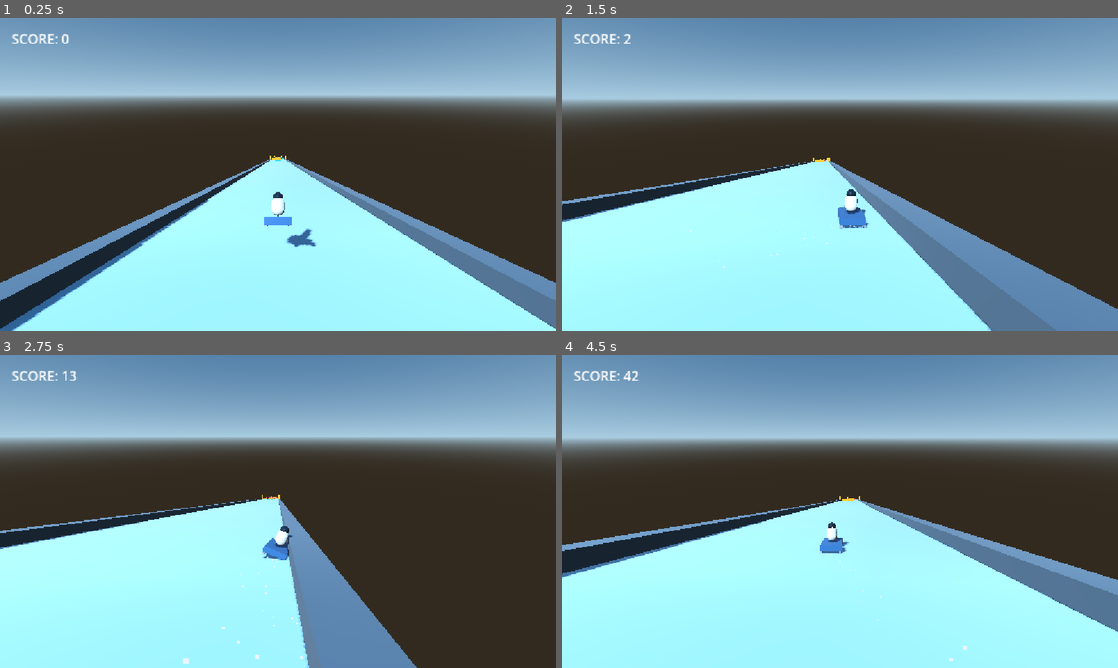
Above: before the commit, frames 1-4 (two rows, left to right).
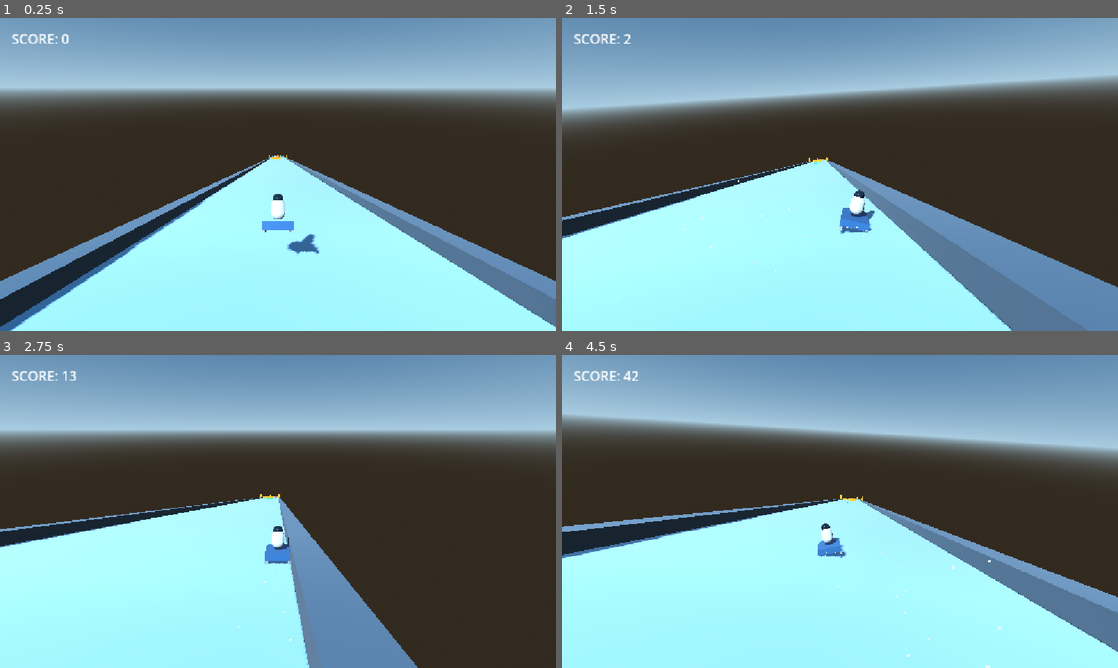
Above: after the commit, the same moments.

Repository: bravenaufala/sledg
Game: Godot game, scene res://main.tscn
The game is run twice, just before and just after one commit, with the same random seed, the same clock (stepped at 60 frames per second) and the same inputs.
Inputs (mouse positions are in pixels of both pictures, inside the frame that each line leads up to):
- Up to frame 1 (0.25 s): no input
- Up to frame 2 (1.5 s): tap Enter (ui_accept) at 0.5, 0.77, 1.07 s; move the mouse to (962, 158) at 0.52 s; hold D (steer_right) 0.53-1.25 s; click (962, 158) at 0.67 s; drag from (728, 190) to (812, 237) at 1.27 s
- Up to frame 3 (2.75 s): move the mouse to (333, 442) at 2.02 s; hold D (steer_right) from 2.03 s (still down); click (333, 442) at 2.17 s
- Up to frame 4 (4.5 s): release D (steer_right) at 2.75 s; drag from (812, 574) to (673, 464) at 2.77 s; move the mouse to (1006, 558) at 3.52 s; hold A (steer_left) 3.53-4.25 s; click (1006, 558) at 3.67 s; tap Enter (ui_accept) at 3.77, 4.07 s; drag from (673, 464) to (756, 433) at 4.27 s

The runs differ from the first frame. In frame 1, 8.7% of the frame differs, in the area x 0-100%, y 22-100%; in frame 2, 14%; in frame 3, 7.1%; in frame 4, 15%, in the area x 0-100%, y 16-100%.

Commit message:
Checkpoint A: Add carving lean, camera roll, landing dip, FOV scaling, speed lines, and dynamic spray

Diff:
--- a/main.gd
+++ b/main.gd
@@ -56,6 +56,7 @@
 				set_active_biome(desired_biome_idx, true)
 		if hud:
 			hud.update_score(score, int(total_distance), bonus_points)
+			hud.update_speed_effect(player.downhill_speed, player.boost_stacks)
 		if track_spawner:
 			track_spawner.update_spawner(player.global_position, total_distance)
 		if player and player.global_position.length() > FLOATING_ORIGIN_THRESHOLD:
--- a/main.tscn
+++ b/main.tscn
@@ -128,7 +128,7 @@
 
 [node name="SnowSpray" type="GPUParticles3D" parent="Player/SledVisual" unique_id=267200431]
 transform = Transform3D(1, 0, 0, 0, 1, 0, 0, 0, 1, 0, -0.15, 0.95)
-amount = 28
+amount = 44
 lifetime = 0.45
 process_material = SubResource("ParticleProcessMaterial_1bvp3")
 draw_pass_1 = SubResource("QuadMesh_7mycd")
@@ -161,6 +161,7 @@
 [node name="Camera3D" type="Camera3D" parent="Player" unique_id=555759631]
 transform = Transform3D(1, 0, 0, 0, 0.9360728, 0.35180622, 0, -0.35180622, 0.9360728, 0, 4.2, 6.5)
 current = true
+fov = 70.0
 
 [node name="TrackSpawner" type="Node3D" parent="." unique_id=977604809]
 script = ExtResource("3_lquwl")
--- a/player.gd
+++ b/player.gd
@@ -4,6 +4,10 @@
 signal near_miss_scored(points: int)
 signal boost_activated(duration: float)
 signal powerup_changed(id: StringName, active: bool, remaining: float)
+
+const BASE_SPRAY_VEL_MIN := 2.5
+const BASE_SPRAY_VEL_MAX := 5.5
+const BASE_SPRAY_SPREAD := 28.0
 
 @export var slope_gravity_scale: float = 2.5
 @export var max_downhill_speed: float = 28.0
@@ -19,6 +23,13 @@
 @export var camera_offset: Vector3 = Vector3(0.0, 4.2, 6.5)
 @export var camera_look_ahead: Vector3 = Vector3(0.0, -0.5, -6.0)
 @export var fov_lerp_speed: float = 6.0
+@export var max_camera_roll_degrees: float = 4.5
+@export var camera_roll_lerp_speed: float = 7.0
+@export var landing_dip_strength: float = 0.55
+@export var landing_spring_stiffness: float = 42.0
+@export var landing_spring_damping: float = 9.5
+@export var min_fov: float = 70.0
+@export var max_fov: float = 98.0
 
 var is_active: bool = true
 var is_crashed: bool = false
@@ -29,8 +40,7 @@
 
 var boost_timer: float = 0.0
 var boost_multiplier: float = 1.0
-var base_fov: float = 75.0
-var target_fov_bonus: float = 0.0
+var base_fov: float = 70.0
 
 var shield_count: int = 0
 var shields_consumed: int = 0
@@ -39,6 +49,13 @@
 var _powerup_timer: float = 0.0
 var _active_powerup_id: StringName = &""
 
+var _camera_roll_rad: float = 0.0
+var _camera_dip_offset: float = 0.0
+var _camera_dip_velocity: float = 0.0
+var _air_time: float = 0.0
+var _prev_vertical_velocity: float = 0.0
+var _spray_mat: ParticleProcessMaterial = null
+
 @onready var visual: Node3D = $SledVisual
 @onready var cam: Camera3D = $Camera3D
 @onready var snow_spray: GPUParticles3D = $SledVisual/SnowSpray
@@ -49,25 +66,47 @@
 	floor_max_angle = deg_to_rad(60.0)
 	wall_min_slide_angle = 0.0
 	floor_snap_length = 0.15
-	if cam:
-		base_fov = cam.fov
+	if snow_spray:
+		_spray_mat = snow_spray.process_material as ParticleProcessMaterial
+	if cam:
+		base_fov = min_fov
+		cam.fov = min_fov
 		cam.top_level = true
 		cam.global_position = global_position + camera_offset
 		cam.look_at(global_position + camera_look_ahead, Vector3.UP)
 
 
 func _physics_process(delta: float) -> void:
-	if cam:
+	var spring_accel := -landing_spring_stiffness * _camera_dip_offset - landing_spring_damping * _camera_dip_velocity
+	_camera_dip_velocity += spring_accel * delta
+	_camera_dip_offset = clampf(_camera_dip_offset + _camera_dip_velocity * delta, -0.85, 0.35)
+
+	if cam:
+		var desired_fov := min_fov
+		if is_active and not is_crashed:
+			var speed_factor := clampf(
+				(downhill_speed - max_downhill_speed) / maxf(1.0, safety_speed_ceiling - max_downhill_speed),
+				0.0,
+				1.0
+			)
+			var stack_factor := clampf(float(boost_stacks) / 5.0, 0.0, 1.0)
+			var pad_factor := 0.22 if boost_timer > 0.0 else 0.0
+			var fov_alpha := clampf(maxf(speed_factor, stack_factor * 0.85) + pad_factor, 0.0, 1.0)
+			desired_fov = lerpf(min_fov, max_fov, fov_alpha)
 		var fov_t := 1.0 - exp(-fov_lerp_speed * delta)
-		cam.fov = lerpf(cam.fov, base_fov + target_fov_bonus, fov_t)
+		cam.fov = lerpf(cam.fov, desired_fov, fov_t)
 
 	if not is_active:
 		if snow_spray:
 			snow_spray.emitting = false
 		if cam:
+			var roll_t := 1.0 - exp(-camera_roll_lerp_speed * delta)
+			_camera_roll_rad = lerp_angle(_camera_roll_rad, 0.0, roll_t)
 			var cam_t := 1.0 - exp(-camera_follow_speed * delta)
-			cam.global_position = cam.global_position.lerp(global_position + camera_offset, cam_t)
-			cam.look_at(global_position + camera_look_ahead, Vector3.UP)
+			var target_pos := global_position + camera_offset + Vector3(0.0, _camera_dip_offset, 0.0)
+			cam.global_position = cam.global_position.lerp(target_pos, cam_t)
+			cam.look_at(global_position + camera_look_ahead + Vector3(0.0, _camera_dip_offset * 0.4, 0.0), Vector3.UP)
+			cam.rotate_object_local(Vector3.BACK, _camera_roll_rad)
 		return
 
 	if airborne_grace_timer > 0.0:
@@ -77,16 +116,12 @@
 		boost_timer = maxf(0.0, boost_timer - delta)
 		if boost_timer <= 0.0:
 			boost_multiplier = 1.0
-			if _powerup_timer <= 0.0:
-				target_fov_bonus = 0.0
 
 	if _powerup_timer > 0.0:
 		_powerup_timer = maxf(0.0, _powerup_timer - delta)
 		if _powerup_timer <= 0.0:
 			boost_stacks = 0
 			speed_multiplier = 1.0
-			if boost_timer <= 0.0:
-				target_fov_bonus = 0.0
 			var expired_id := _active_powerup_id
 			_active_powerup_id = &""
 			if not expired_id.is_empty():
@@ -107,6 +142,10 @@
 		floor_snap_length = 0.15
 		if not was_on_floor:
 			downhill_speed = clampf(maxf(downhill_speed, Vector2(velocity.y, velocity.z).length()), 0.0, safety_speed_ceiling)
+			if _air_time > 0.12:
+				var impact := clampf(absf(_prev_vertical_velocity) / 16.0, 0.35, 1.35)
+				_camera_dip_velocity -= landing_dip_strength * impact * 7.5
+			_air_time = 0.0
 		var floor_normal := get_floor_normal()
 		var slope_vec := get_gravity().slide(floor_normal)
 		var slope_dir := slope_vec.normalized()
@@ -119,6 +158,8 @@
 		downhill_speed = clampf(downhill_speed, 0.0, safety_speed_ceiling)
 		velocity = slope_dir * downhill_speed + Vector3.RIGHT * lateral_speed - floor_normal * 0.25
 	else:
+		_air_time += delta
+		_prev_vertical_velocity = velocity.y
 		velocity += get_gravity() * delta
 		velocity.x = lateral_speed
 
@@ -126,13 +167,25 @@
 	move_and_slide()
 	lateral_speed = velocity.x
 
+	var carve_ratio := clampf(lateral_speed / maxf(1.0, current_steer_speed), -1.0, 1.0)
+
 	if snow_spray:
-		snow_spray.emitting = is_active and not is_crashed and grounded and downhill_speed > 2.0
+		var spraying := is_active and not is_crashed and grounded and downhill_speed > 2.0
+		snow_spray.emitting = spraying
+		if spraying:
+			var speed_norm := clampf(downhill_speed / 80.0, 0.0, 1.5)
+			var carve_abs := absf(carve_ratio)
+			snow_spray.amount_ratio = clampf(0.45 + speed_norm * 0.4 + carve_abs * 0.35, 0.35, 1.0)
+			if _spray_mat:
+				_spray_mat.initial_velocity_min = BASE_SPRAY_VEL_MIN + speed_norm * 3.5 + carve_abs * 1.8
+				_spray_mat.initial_velocity_max = BASE_SPRAY_VEL_MAX + speed_norm * 5.5 + carve_abs * 3.0
+				_spray_mat.spread = BASE_SPRAY_SPREAD + speed_norm * 10.0 + carve_abs * 24.0
+				_spray_mat.direction = Vector3(-carve_ratio * 0.55, 0.45 + carve_abs * 0.15, 1.0).normalized()
 
 	if visual:
 		var t := 1.0 - exp(-bank_lerp_speed * delta)
-		visual.rotation.z = lerp_angle(visual.rotation.z, deg_to_rad(-steer_input * max_bank_degrees), t)
-		visual.rotation.y = lerp_angle(visual.rotation.y, deg_to_rad(-steer_input * max_yaw_degrees), t)
+		visual.rotation.z = lerp_angle(visual.rotation.z, deg_to_rad(-carve_ratio * max_bank_degrees), t)
+		visual.rotation.y = lerp_angle(visual.rotation.y, deg_to_rad(-carve_ratio * max_yaw_degrees), t)
 		if grounded:
 			var floor_normal := get_floor_normal()
 			var slope_pitch := atan2(floor_normal.z, floor_normal.y)
@@ -143,14 +196,26 @@
 			visual.rotation.x = lerp_angle(visual.rotation.x, air_pitch, t)
 
 	if cam:
+		var roll_t := 1.0 - exp(-camera_roll_lerp_speed * delta)
+		_camera_roll_rad = lerp_angle(_camera_roll_rad, deg_to_rad(-carve_ratio * max_camera_roll_degrees), roll_t)
 		var cam_t := 1.0 - exp(-camera_follow_speed * delta)
-		cam.global_position = cam.global_position.lerp(global_position + camera_offset, cam_t)
-		cam.look_at(global_position + camera_look_ahead, Vector3.UP)
+		var target_pos := global_position + camera_offset + Vector3(0.0, _camera_dip_offset, 0.0)
+		cam.global_position = cam.global_position.lerp(target_pos, cam_t)
+		cam.look_at(global_position + camera_look_ahead + Vector3(0.0, _camera_dip_offset * 0.4, 0.0), Vector3.UP)
+		cam.rotate_object_local(Vector3.BACK, _camera_roll_rad)
 
 
 func get_current_steer_speed() -> float:
 	var speed_ratio := clampf(downhill_speed / maxf(1.0, max_downhill_speed), 1.0, 3.5)
 	return steer_speed * (1.0 + (speed_ratio - 1.0) * 0.35)
+
+
+func get_camera_roll_degrees() -> float:
+	return rad_to_deg(_camera_roll_rad)
+
+
+func get_camera_dip_offset() -> float:
+	return _camera_dip_offset
 
 
 func _effective_speed_mult() -> float:
@@ -171,12 +236,11 @@
 	velocity = forward_dir * downhill_speed + Vector3(lateral_speed, lift_speed, 0.0)
 
 
-func trigger_boost_pad(mult: float = 1.35, duration: float = 1.6, instant_add: float = 8.0, fov_kick: float = 12.0) -> void:
+func trigger_boost_pad(mult: float = 1.35, duration: float = 1.6, instant_add: float = 8.0, _fov_kick: float = 12.0) -> void:
 	if not is_active or is_crashed:
 		return
 	boost_timer = maxf(boost_timer, duration)
 	boost_multiplier = maxf(boost_multiplier, mult)
-	target_fov_bonus = maxf(target_fov_bonus, fov_kick)
 	downhill_speed = minf(safety_speed_ceiling, downhill_speed + instant_add)
 	boost_activated.emit(duration)
 
@@ -193,7 +257,6 @@
 		_powerup_timer = maxf(_powerup_timer, data.duration)
 		_active_powerup_id = data.id
 		downhill_speed = minf(safety_speed_ceiling, downhill_speed + 7.0 * speed_multiplier)
-		target_fov_bonus = maxf(target_fov_bonus, minf(24.0, 8.0 + 4.0 * float(boost_stacks)))
 		powerup_changed.emit(data.id, true, _powerup_timer)
 
 
@@ -212,7 +275,6 @@
 	velocity = Vector3.ZERO
 	downhill_speed = 0.0
 	lateral_speed = 0.0
-	target_fov_bonus = 0.0
 	if snow_spray:
 		snow_spray.emitting = false
 	crashed.emit()
@@ -234,20 +296,30 @@
 	was_on_floor = false
 	boost_timer = 0.0
 	boost_multiplier = 1.0
-	target_fov_bonus = 0.0
 	shield_count = 0
 	shields_consumed = 0
 	boost_stacks = 0
 	speed_multiplier = 1.0
 	_powerup_timer = 0.0
 	_active_powerup_id = &""
+	_camera_roll_rad = 0.0
+	_camera_dip_offset = 0.0
+	_camera_dip_velocity = 0.0
+	_air_time = 0.0
+	_prev_vertical_velocity = 0.0
 	floor_snap_length = 0.15
 	if snow_spray:
 		snow_spray.emitting = false
+		snow_spray.amount_ratio = 0.45
+	if _spray_mat:
+		_spray_mat.initial_velocity_min = BASE_SPRAY_VEL_MIN
+		_spray_mat.initial_velocity_max = BASE_SPRAY_VEL_MAX
+		_spray_mat.spread = BASE_SPRAY_SPREAD
+		_spray_mat.direction = Vector3(0.0, 0.45, 1.0).normalized()
 	if visual:
 		visual.rotation = Vector3.ZERO
 	if cam:
-		cam.fov = base_fov
+		cam.fov = min_fov
 		cam.global_position = global_position + camera_offset
 		cam.look_at(global_position + camera_look_ahead, Vector3.UP)
 
--- a/ui/hud.gd
+++ b/ui/hud.gd
@@ -8,6 +8,7 @@
 @onready var game_over_panel: Control = $GameOverPanel
 @onready var final_score_label: Label = $GameOverPanel/VBox/FinalScoreLabel
 @onready var restart_button: Button = $GameOverPanel/VBox/RestartButton
+@onready var speed_lines: Control = $SpeedLinesOverlay
 
 var _last_displayed_score: int = -1
 var _last_displayed_bonus: int = -1
@@ -55,6 +56,18 @@
 			score_label.text = "SCORE: %d" % score
 
 
+func update_speed_effect(downhill_speed: float, boost_stacks: int) -> void:
+	if not speed_lines:
+		return
+	if downhill_speed > 45.0 or boost_stacks > 0:
+		var speed_alpha := clampf((downhill_speed - 45.0) / 75.0, 0.0, 1.0)
+		var boost_alpha := clampf(float(boost_stacks) * 0.28, 0.0, 1.0)
+		var target := maxf(speed_alpha, boost_alpha)
+		speed_lines.call("set_speed_intensity", target)
+	else:
+		speed_lines.call("set_speed_intensity", 0.0)
+
+
 func show_status(text: String, duration: float = 1.5) -> void:
 	if status_label:
 		status_label.text = text
@@ -85,6 +98,7 @@
 	_boost_stacks = 0
 	_boost_remaining = 0.0
 	_refresh_powerup_label()
+	update_speed_effect(0.0, 0)
 
 
 func _refresh_powerup_label() -> void:
@@ -100,6 +114,7 @@
 
 
 func show_game_over(final_score: int, distance_m: int, bonus: int, shields_used: int = 0) -> void:
+	update_speed_effect(0.0, 0)
 	if final_score_label:
 		final_score_label.text = "Score: %d (%dm + %d bonus | Shields Used: %d)" % [
 			final_score,
--- a/ui/hud.tscn
+++ b/ui/hud.tscn
@@ -1,9 +1,18 @@
 [gd_scene format=3 uid="uid://cmmvwpmmiv4ew"]
 
 [ext_resource type="Script" uid="uid://3rqdwg8ott3j" path="res://ui/hud.gd" id="1_rbyyf"]
+[ext_resource type="Script" uid="uid://blkf471p27ly1" path="res://ui/speed_lines.gd" id="2_276te"]
 
 [node name="HUD" type="CanvasLayer" unique_id=1678660146]
 script = ExtResource("1_rbyyf")
+
+[node name="SpeedLinesOverlay" type="Control" parent="." unique_id=213050214]
+layout_mode = 3
+anchors_preset = 15
+anchor_right = 1.0
+anchor_bottom = 1.0
+mouse_filter = 2
+script = ExtResource("2_276te")
 
 [node name="ScoreLabel" type="Label" parent="." unique_id=468728476]
 offset_left = 24.0
--- /dev/null
+++ b/ui/speed_lines.gd
@@ -0,0 +1,53 @@
+extends Control
+
+@export var line_count: int = 32
+@export var inner_radius_ratio: float = 0.36
+@export var outer_radius_ratio: float = 0.78
+@export var line_color: Color = Color(0.88, 0.96, 1.0, 0.65)
+@export var fade_speed: float = 7.0
+
+var intensity: float = 0.0
+var _target_intensity: float = 0.0
+var _time: float = 0.0
+
+
+func _ready() -> void:
+	mouse_filter = Control.MOUSE_FILTER_IGNORE
+
+
+func set_speed_intensity(target: float) -> void:
+	_target_intensity = clampf(target, 0.0, 1.0)
+
+
+func _process(delta: float) -> void:
+	var t := 1.0 - exp(-fade_speed * delta)
+	intensity = lerpf(intensity, _target_intensity, t)
+	if intensity > 0.01:
+		_time += delta * (4.0 + intensity * 6.0)
+		queue_redraw()
+	elif intensity > 0.0:
+		intensity = 0.0
+		queue_redraw()
+
+
+func _draw() -> void:
+	if intensity <= 0.01:
+		return
+	var rect_size := size
+	if rect_size.x <= 1.0 or rect_size.y <= 1.0:
+		return
+	var center := rect_size * 0.5
+	var max_dim := maxf(rect_size.x, rect_size.y)
+	var base_inner := max_dim * inner_radius_ratio
+	var base_outer := max_dim * outer_radius_ratio
+
+	for i in line_count:
+		var angle := (TAU * float(i)) / float(line_count) + sin(float(i) * 1.73) * 0.03
+		var pulse := 0.5 + 0.5 * sin(_time * 2.2 + float(i) * 2.31)
+		var dir := Vector2(cos(angle), sin(angle))
+		var inner_r := base_inner + (1.0 - pulse) * max_dim * 0.12 - intensity * max_dim * 0.05
+		var outer_r := base_outer + pulse * max_dim * 0.08
+		var alpha := line_color.a * intensity * (0.35 + 0.65 * pulse)
+		var col := Color(line_color.r, line_color.g, line_color.b, alpha)
+		var width := 1.5 + intensity * (1.2 + pulse * 1.6)
+		draw_line(center + dir * inner_r, center + dir * outer_r, col, width, true)
Not shown, added: export_presets.cfg
Binary file added: slej.apple-touch-icon.png
Not shown, added: slej.apple-touch-icon.png.import
Binary file added: slej.icon.png
Not shown, added: slej.icon.png.import
Binary file added: slej.png
Not shown, added: slej.png.import
Not shown, added: ui/speed_lines.gd.uid
Not shown, added: slej.audio.position.worklet.js
Not shown, added: slej.audio.worklet.js
Not shown, added: slej.js
Not shown, added: slej.pck
(and 1 more such lines)
